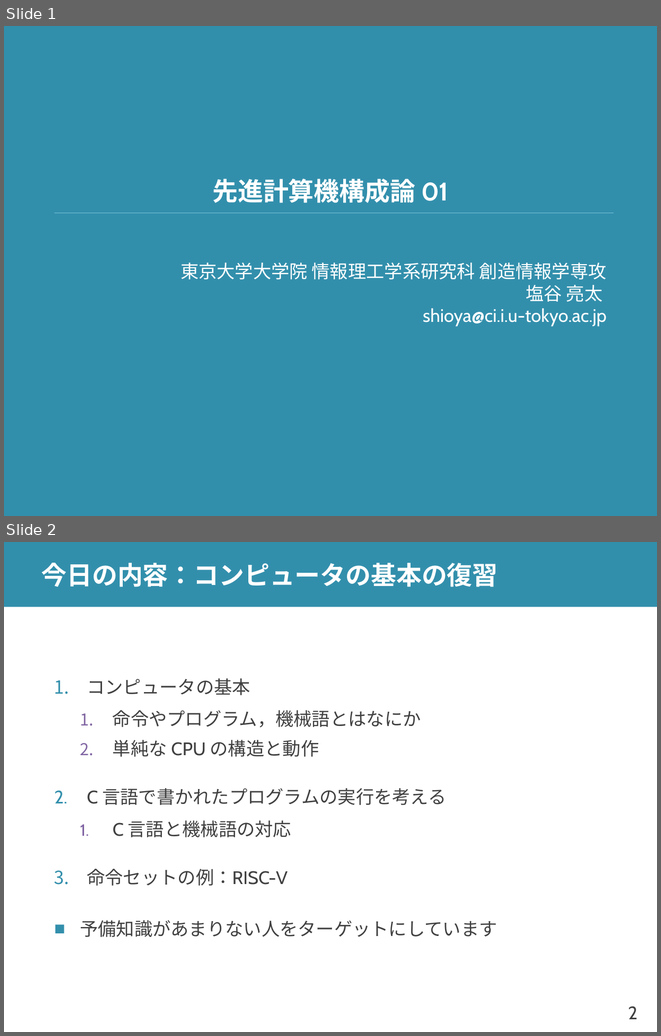
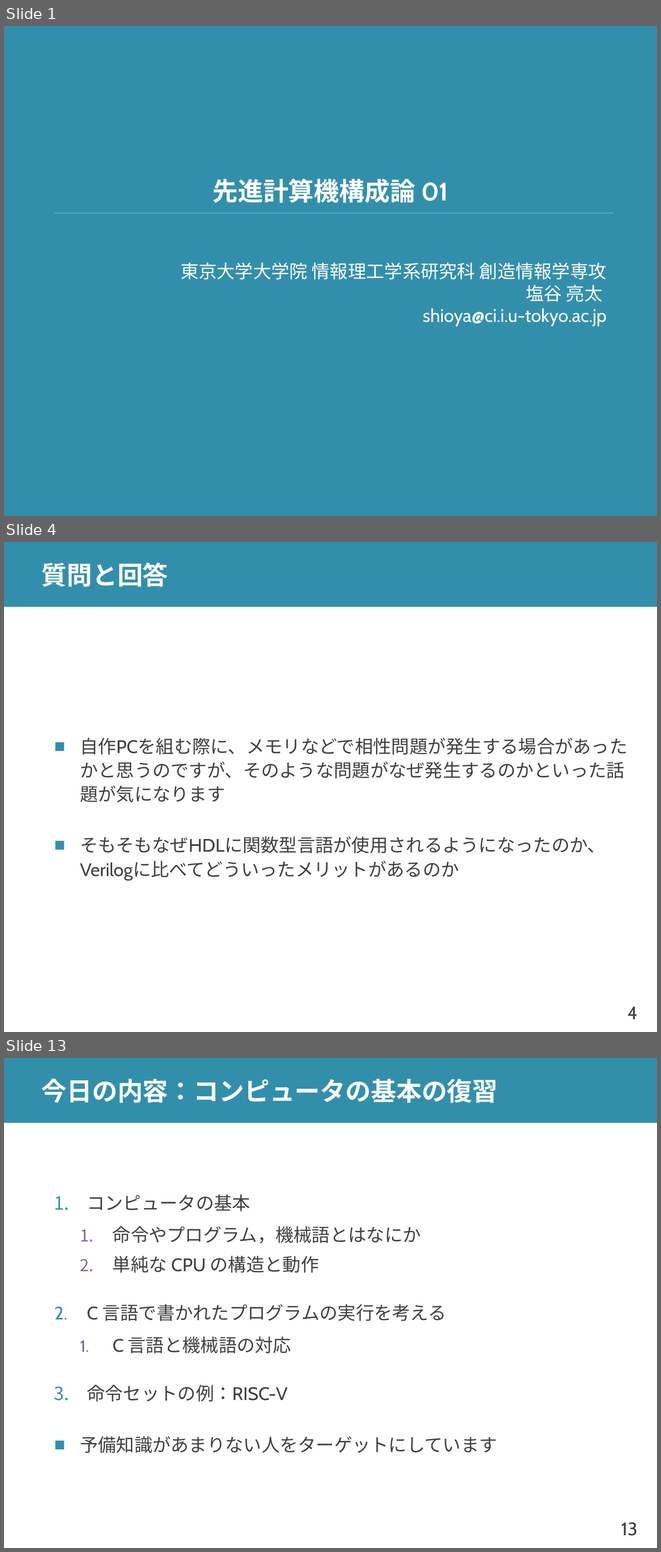
Before and after one commit to shioyadan/advanced-computer-organization, a slide deck: aco-shioya-01.pptx. Shown one above the other, each under a label of ours: slides 1 and 2 before the commit, slides 1, 4 and 13 after it; the slides between them are not shown. The pictures are 661x1036 and 661x1552 pixels, drawn with LibreOffice and Linux fonts; fonts in the diff are those of the drawing. Boxes give left, top, right and bottom in pixels: in the first picture for what was removed or moved away, otherwise in the second. Text is boxed around its words. In the diff, an @@ line names an element or a change of style, - is before the commit and + after.

```diff
--- a/aco-shioya-01.pptx
+++ b/aco-shioya-01.pptx
@@ slide 4 added at box(4, 542, 657, 1032), background #FFFFFF; not listed: 2 template elements that a slide beside it also shows @@
@@ title added at box(42, 563, 168, 587), 28 pt, text #FFFFFF, bold @@
+質問と回答
@@ text added at box(80, 738, 627, 880), 20 pt, text #404040 @@
+■ 自作PCを組む際に、メモリなどで相性問題が発生する場合があったかと思うのですが、そのような問題がなぜ発生するのかといった話題が気になります
+■ そもそもなぜHDLに関数型言語が使用されるようになったのか、Verilogに比べてどういったメリットがあるのか
@@ what was slide 2 is now slide 13 @@
@@ page number at box(621, 1522, 637, 1536): text changed @@
-2
+13
```
Also in this commit, not shown: 6 slides changed, 11 other slides added, 1 slide removed, 1 other file.
